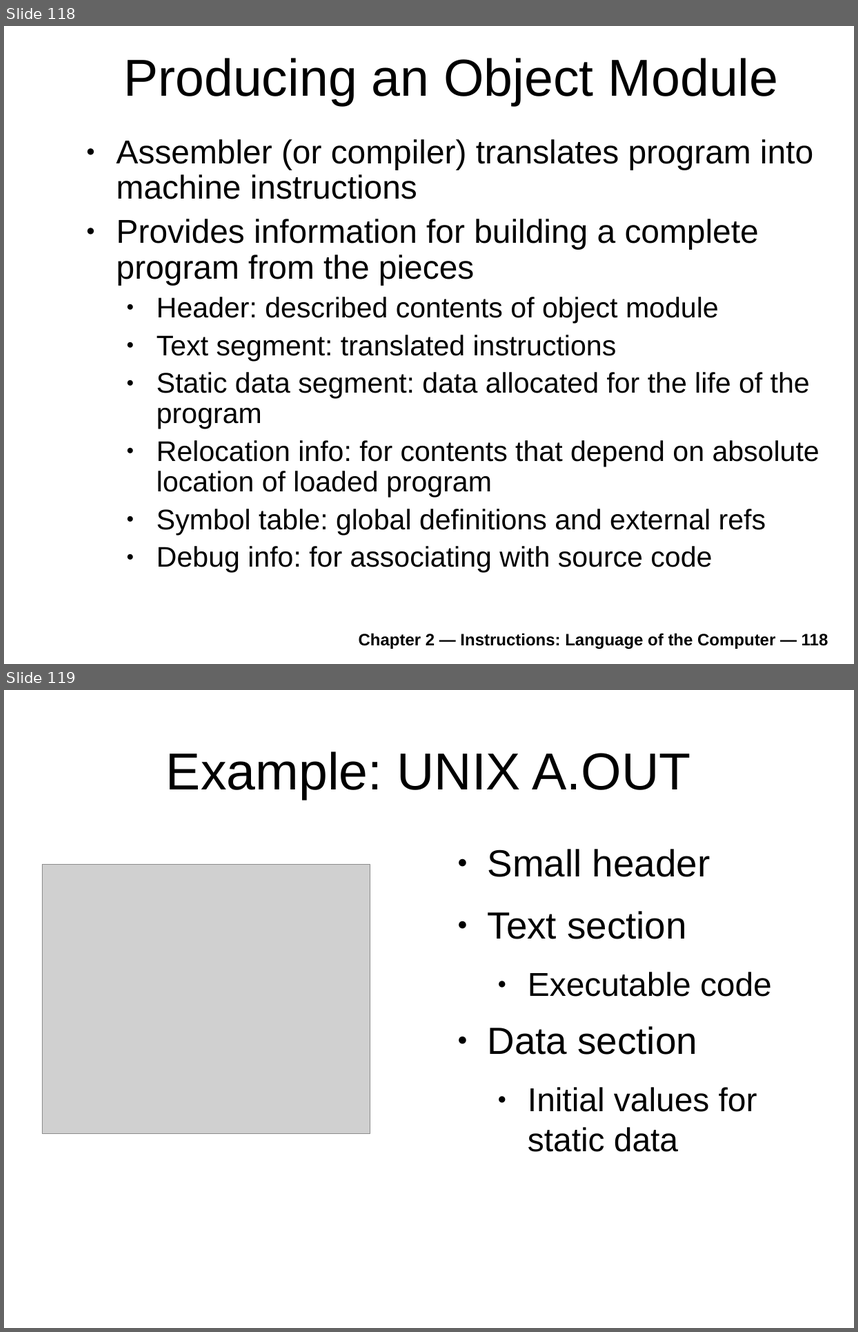
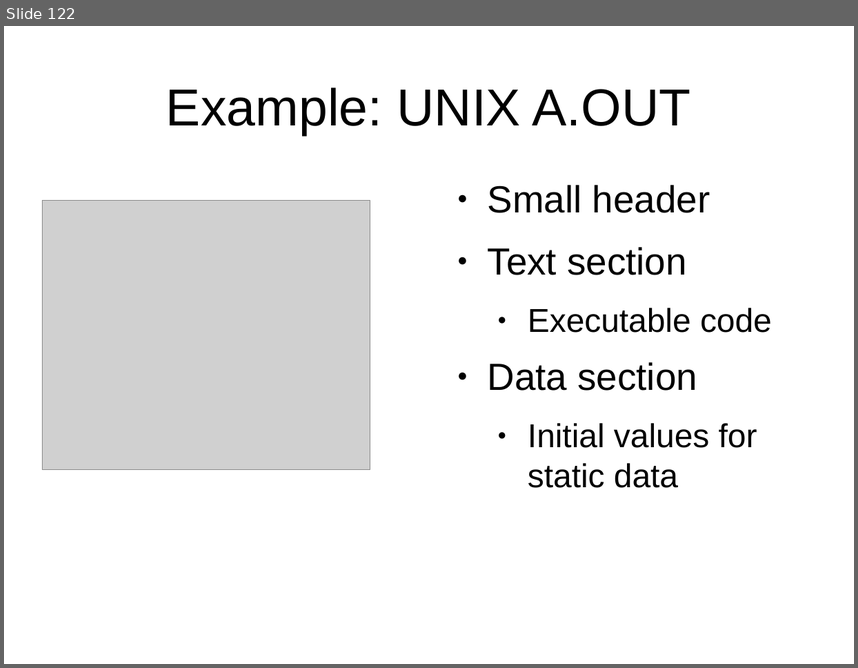
Before and after one commit to antonburtsev/cs3810, a slide deck: lectures/lecture04-mips/lecture-04-mips.odp. Shown one above the other, each under a label of ours: slides 118 and 119 before the commit, slide 122 after it. The pictures are 858x1332 and 858x668 pixels, drawn with LibreOffice and Linux fonts; fonts in the diff are those of the drawing; grey boxes stand for pictures. Boxes give left, top, right and bottom in pixels: in the first picture for what was removed or moved away, otherwise in the second. Text is boxed around its words. In the diff, an @@ line names an element or a change of style, - is before the commit and + after.

```diff
--- a/lectures/lecture04-mips/lecture-04-mips.odp
+++ b/lectures/lecture04-mips/lecture-04-mips.odp
@@ slide 118 removed at (4, 26, 854, 664), background #FFFFFF @@
@@ title removed at (123, 58, 779, 105) @@
-Producing an Object Module
@@ text removed at (116, 139, 820, 572) @@
-● Assembler (or compiler) translates program into machine instructions
-● Provides information for building a complete program from the pieces
-  ● Header: described contents of object module
-  ● Text segment: translated instructions
-  ● Static data segment: data allocated for the life of the program
-  ● Relocation info: for contents that depend on absolute location of loaded program
-  ● Symbol table: global definitions and external refs
-  ● Debug info: for associating with source code
@@ text removed at (359, 633, 829, 648) @@
-Chapter 2 — Instructions: Language of the Computer — 118
@@ what was slide 119 is now slide 122 @@
```
Also in this commit, not shown: 1 slide changed, 23 slides added, 2 other slides removed, 1 other file.
